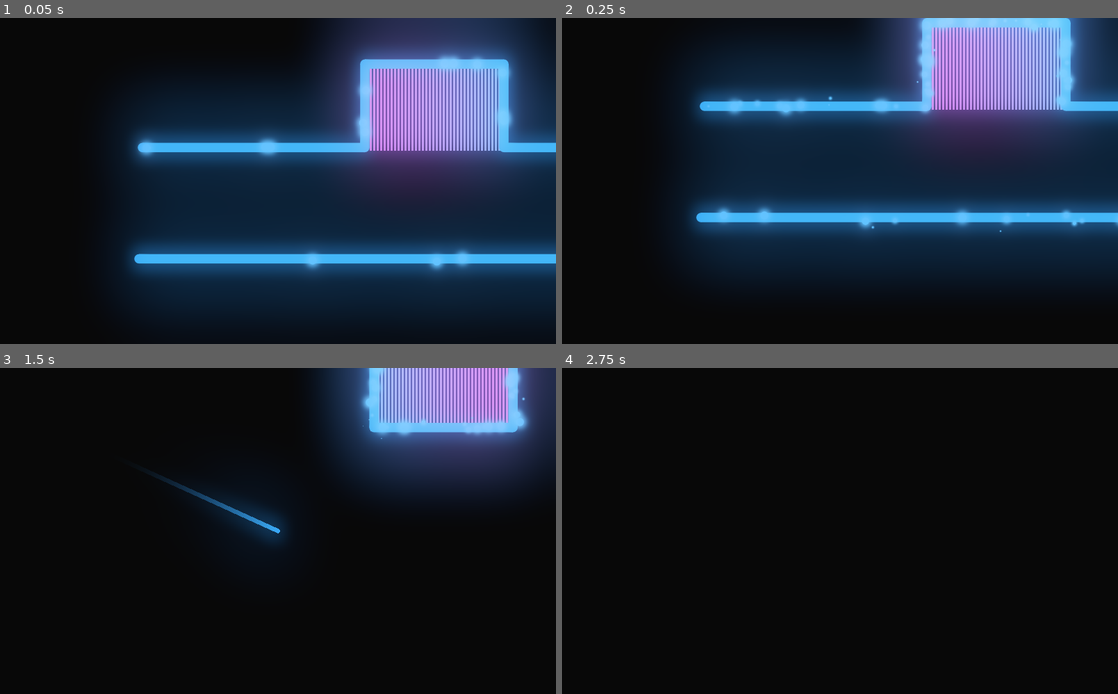
Above: before the commit, frames 1-4 (two rows, left to right).
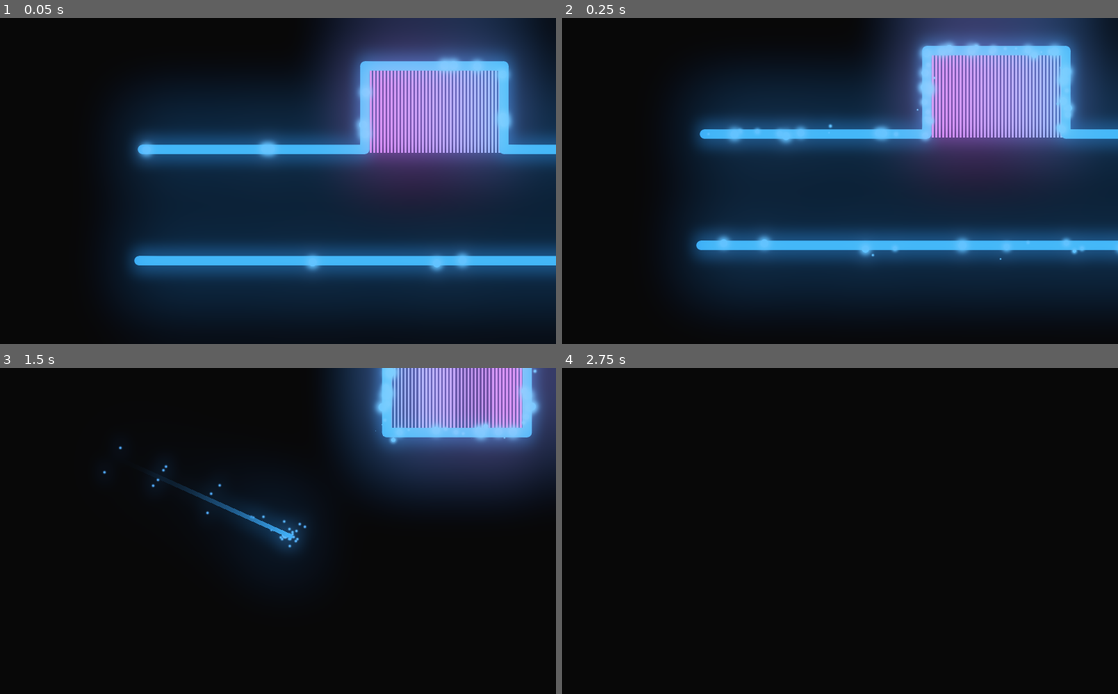
Above: after the commit, the same moments.

Repository: grusad/Spectrum-Bret
Game: Godot game, scene res://src/Game.tscn
Same seed, same stepped clock (60 frames per second), same inputs: the game is played once before the commit and once after it.
Inputs:
- Up to frame 1 (0.05 s): no input
- Up to frame 2 (0.25 s): no input
- Up to frame 3 (1.5 s): hold Right (ui_right) from 0.53 s (still down); tap Space (jump) at 0.6, 0.77, 1.07, 1.35 s
- Up to frame 4 (2.75 s): tap Space (jump) at 1.52, 1.82, 2.1 s; release Right (ui_right) at 2.03 s; hold Left (ui_left) from 2.03 s (still down)

The runs differ from the first frame. In frame 1, 2.5% of the frame differs, in the area x 24-100%, y 11-78%; in frame 2, 32%, in the area x 23-100%, y 0-87%; in frame 3, 6.1%; in frame 4, nothing differs.

Commit message:
added zoom on camera

Diff:
--- /dev/null
+++ b/src/Camera2D.gd
@@ -0,0 +1,24 @@
+extends Camera2D
+
+var default_zoom = zoom;
+var amount = 0
+var target = 0
+
+var is_zooming = false
+
+func _ready():
+	set_physics_process(false)
+
+func _physics_process(delta):
+	zoom = lerp(zoom, target, amount)
+	if zoom == target:
+		set_physics_process(false)
+
+func start_zoom(target, amount):
+	self.target = target
+	self.amount = amount
+	set_physics_process(true)
+
+
+func reset_zoom(amount):
+	start_zoom(default_zoom, amount)
--- a/src/Player.gd
+++ b/src/Player.gd
@@ -1,6 +1,8 @@
 extends KinematicBody2D
 
 onready var aim_pivot = $AimPivot
+onready var dash_particles = $DashParticles
+onready var camera = $Camera2D
 
 var velocity = Vector2()
 var states = [] setget push_state
@@ -12,7 +14,7 @@
 	states.push_back(initial_state)
 
 func _physics_process(delta):
-
+	print(dash_particles.emitting)
 	for state in states:
 		state.physics_process(delta)
 
--- a/src/Player.tscn
+++ b/src/Player.tscn
@@ -7,9 +7,31 @@
 [ext_resource path="res://src/states/JumpState.gd" type="Script" id=5]
 [ext_resource path="res://src/states/FallState.gd" type="Script" id=6]
 [ext_resource path="res://src/states/DashState.gd" type="Script" id=7]
+[ext_resource path="res://assets/glowing_circle.png" type="Texture" id=8]
+[ext_resource path="res://src/Camera2D.gd" type="Script" id=9]
 
 [sub_resource type="CircleShape2D" id=1]
 radius = 24.0
+
+[sub_resource type="Curve" id=5]
+_data = [ Vector2( 0, 1 ), 0.0, 0.0, 0, 0, Vector2( 0.840173, 1 ), 0.0, 0.0, 0, 0, Vector2( 1, 0 ), 0.0, 0.0, 0, 0 ]
+
+[sub_resource type="CurveTexture" id=6]
+curve = SubResource( 5 )
+
+[sub_resource type="ParticlesMaterial" id=4]
+flag_disable_z = true
+direction = Vector3( 0, 0, 0 )
+spread = 180.0
+gravity = Vector3( 0, 0, 0 )
+initial_velocity = 125.52
+initial_velocity_random = 1.0
+orbit_velocity = 0.0
+orbit_velocity_random = 0.0
+tangential_accel = 100.0
+tangential_accel_random = 0.83
+scale = 0.2
+scale_curve = SubResource( 6 )
 
 [node name="Player" type="KinematicBody2D"]
 collision_mask = 2
@@ -18,6 +40,8 @@
 [node name="Camera2D" type="Camera2D" parent="."]
 current = true
 zoom = Vector2( 1.25, 1.25 )
+smoothing_enabled = true
+script = ExtResource( 9 )
 
 [node name="CollisionShape2D" type="CollisionShape2D" parent="."]
 shape = SubResource( 1 )
@@ -48,3 +72,10 @@
 [node name="Aim" type="Line2D" parent="AimPivot"]
 points = PoolVector2Array( 24, 0, 48, 0 )
 width = 4.0
+
+[node name="DashParticles" type="Particles2D" parent="."]
+emitting = false
+amount = 64
+local_coords = false
+process_material = SubResource( 4 )
+texture = ExtResource( 8 )
--- a/src/states/DashState.gd
+++ b/src/states/DashState.gd
@@ -1,6 +1,7 @@
 extends State
 
 var time_deacceleration = 0.15
+var min_time_scale = 0.05
 var rotation_speed = 500
 var force = 2000
 var has_released_dash = false
@@ -21,15 +22,18 @@
 func exit_state():
 	timer = 0
 	has_released_dash = false
-	temporary_line.remove()
-	temporary_line = null
+	if temporary_line:
+		temporary_line.remove()
+		temporary_line = null
 	combine_with(parent.get_state("GravityState"))
+	parent.dash_particles.emitting = false
 
 
 func physics_process(delta):
 	if not has_released_dash:
-		Engine.time_scale = lerp(Engine.time_scale, 0.01, time_deacceleration)
+		Engine.time_scale = lerp(Engine.time_scale, min_time_scale, time_deacceleration)
 		parent.aim_pivot.rotation_degrees += rotation_speed * delta * (1 / Engine.time_scale * 0.5)
+		parent.camera.start_zoom(Vector2(0.8, 0.8), 0.02)
 
 	if Input.is_action_just_released("jump") and not has_released_dash:
 		has_released_dash = true
@@ -42,14 +46,15 @@
 		get_tree().root.add_child(temporary_line)
 		temporary_line.points = [parent.global_position, parent.global_position]
 
+		parent.dash_particles.emitting = true
+		parent.camera.reset_zoom(0.02)
+
+
 	if has_released_dash:
 		timer += delta
-
 		if parent.is_on_wall() or parent.is_on_ceiling():
 			temporary_line.add_point(parent.global_position)
-			print("got here")
 
-		print(temporary_line.points.size())
 		temporary_line.points[temporary_line.points.size() - 1] = parent.global_position
 
 		if timer >= dash_time:
Not shown: 1 places in src/Player.tscn that only renumber resources
